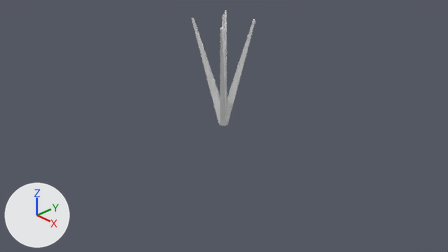
Renders of the Blender file BadAssEmotesUnity/Assets/spin.blend from each side of a commit.
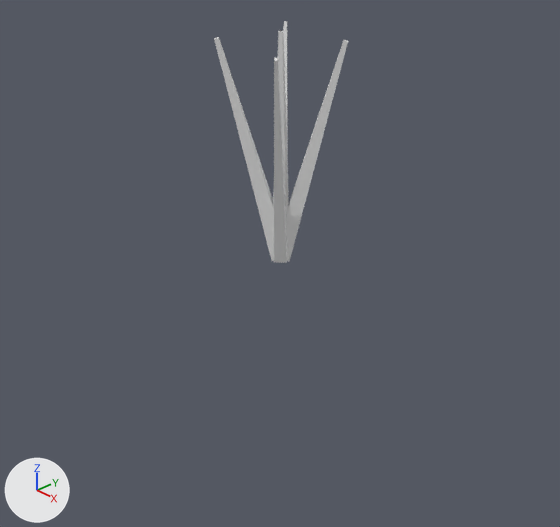
Old and new are each drawn from the file's camera 'Camera' and again close up on the part from 20% to 80% of the width and 0% to 100% of the height. The lights are fixed; the arrows at lower left show +X, +Y and +Z.
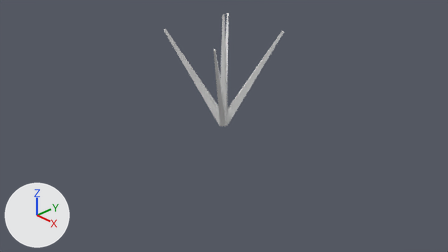
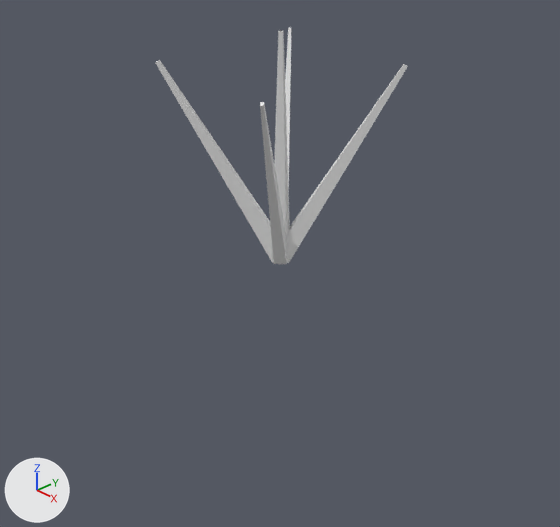
The edits, one by one:
me_cube_004 has 108 vertices, 120 faces and spans x -0.54..0.54, y -0.54..0.54, z -0.02..2.0.
me_cube_004 is used by ob_cube_003; location (0.0, 0.0, 0.0); rotation (0.0, 0.0, 24.3), in degrees (0, 0, 312).
me_cube_004 part 1: the loose piece of 18 vertices spanning x -0.08..0.54, y -0.06..0.06, z -0.02..1.94 is multiplied about the mesh origin by the matrix ((0.966, 0.042, 0.255), (-0.037, 0.999, -0.025), (-0.255, 0.014, 0.967)).
me_cube_004 part 2: the loose piece of 18 vertices spanning x -0.54..0.08, y -0.06..0.06, z -0.02..1.94 is multiplied about the mesh origin by the matrix ((0.966, -0.037, -0.255), (0.042, 0.999, 0.014), (0.255, -0.025, 0.967)).
me_cube_004 part 3: the loose piece of 18 vertices spanning x -0.06..0.06, y -0.54..0.08, z -0.02..1.94 is turned 15 degrees about the x axis through its middle, then moved by (0.01, -0.24, -0.09).
me_cube_004 part 4: the loose piece of 18 vertices spanning x -0.06..0.06, y -0.08..0.54, z -0.02..1.94 is turned -15 degrees about the x axis through its middle, then moved by (-0.01, 0.24, -0.09).

What differs and where, as boxes [x1, y1, x2, y2] in the close-ups (560 x 527 px; the box of a moved part takes in the faces that stretch with it):
'Cube.003', reshaped (87% wider): before [214, 21, 348, 263]; after [156, 28, 408, 264]
part 1 of me_cube_004, moved or reshaped: before [274, 58, 287, 263]; after [260, 102, 287, 264]
part 2 of me_cube_004, moved or reshaped: before [283, 21, 288, 157]; after [285, 28, 291, 188]
part 3 of me_cube_004, moved or reshaped: before [214, 37, 289, 261]; after [156, 60, 289, 263]
part 4 of me_cube_004, moved or reshaped: before [272, 40, 348, 262]; after [287, 64, 408, 264]
